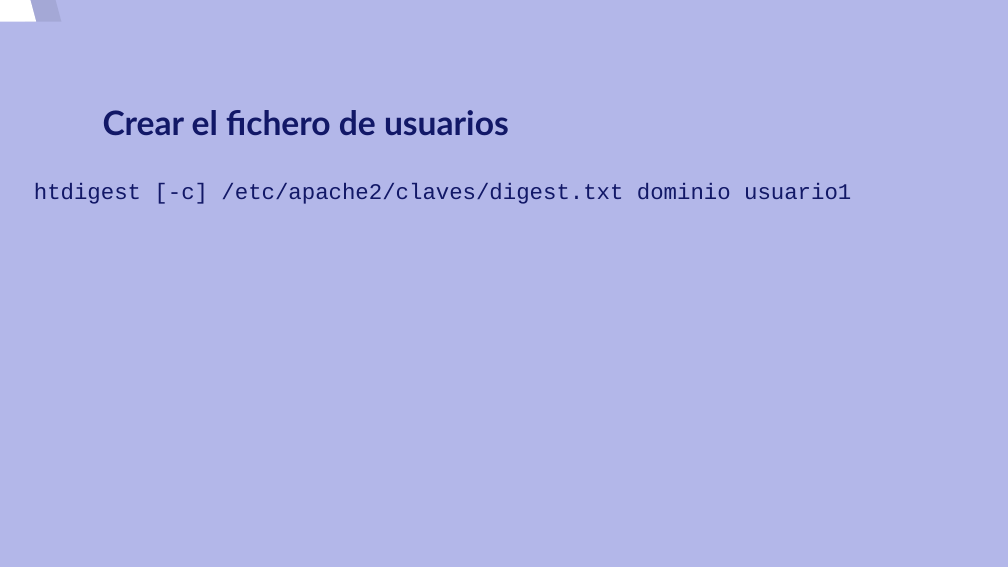
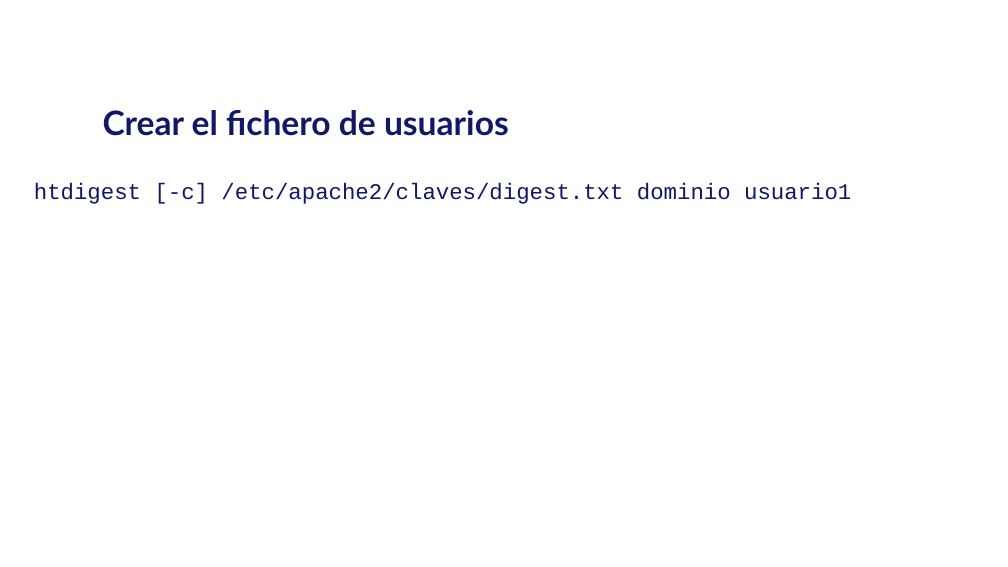
Before and after one commit to josedom24/plataforma_pledin, a slide deck: slide 3 of cursos/_apache24/apache24/curso/u17/u17.odp. Drawn at 1008x567 pixels with LibreOffice and Linux fonts; fonts in the diff are those of the drawing; background and template pictures are left out. Boxes give left, top, right and bottom in pixels: in the first picture for what was removed or moved away, otherwise in the second. Text is boxed around its words. In the diff, an @@ line names an element or a change of style, - is before the commit and + after.

```diff
--- a/cursos/_apache24/apache24/curso/u17/u17.odp
+++ b/cursos/_apache24/apache24/curso/u17/u17.odp
@@ background #B3B7E9 to picture (left out) @@
@@ freeform shape removed at (0,0,907,567) @@
@@ freeform shape removed at (25,0,932,567) @@
```
Also in this commit, not shown: 2 other slides changed, 39 other files.
